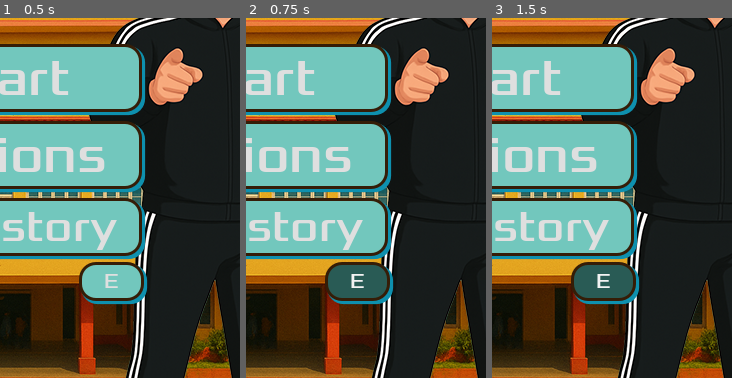
Above: before the commit, frames 1-3 (left to right).
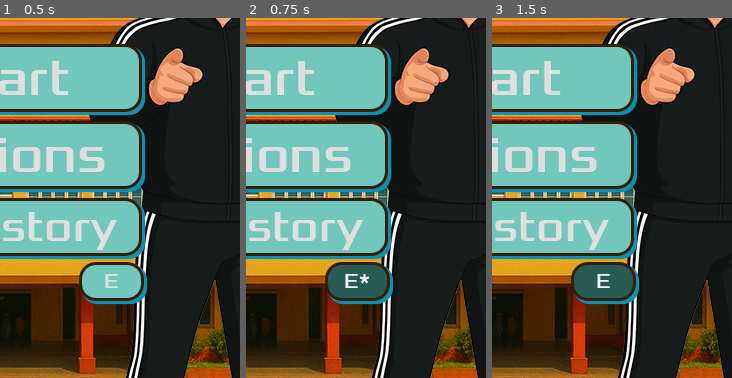
Above: after the commit, the same moments.

Repository: Likhit-Kundra/DodgeTheCreep
Game: Godot game, scene res://Level2Menu.tscn
Two runs of this game, one before a commit and one after it. Both use one fixed random seed, a clock stepped at 60 frames per second and the inputs below. This scene is started directly instead of the project's main scene. Video files are missing from this copy of the repository; at most half a second of black plays in their place.
Inputs:
- Up to frame 1 (0.5 s): no input
- Up to frame 2 (0.75 s): click "E" at 0.5 s
- Up to frame 3 (1.5 s): click "E" (after the commit: "E*") at 1.25 s
The pictures show only the part of the screen within x 50-100%, y 35-85%; the shares and areas given below are measured in that part.

Frame 1 is identical in both runs. In frame 2, 0.2% of the frame differs, in the area x 41-52%, y 71-75%; in frame 3, nothing differs.

Commit message:
Sir Final Level Remaining
Easy mode has been applied to the game

6 kids appearing has been mostly fixed

2/3 Level animations completed and implemented.

Diff:
--- a/GlobalScript.gd
+++ b/GlobalScript.gd
@@ -1,5 +1,8 @@
 extends Node
 
-
+var sir_tracking_time = 1.5
 var sirscore: int = 0
+var sirspeed = 300.0
 var player: Area2D
+var score_enabled: bool = false
+var student_hit: bool = false
--- a/Level2Menu.tscn
+++ b/Level2Menu.tscn
@@ -264,6 +264,7 @@
 [connection signal="pressed" from="MenuButtons/OptionsButton" to="." method="_on_options_button_pressed"]
 [connection signal="pressed" from="MenuButtons/BackstoryButton" to="." method="_on_backstory_button_pressed"]
 [connection signal="pressed" from="BackToLevel1Button" to="." method="_on_back_to_level_1_button_pressed"]
+[connection signal="pressed" from="ScoreCountEnableButton" to="." method="_on_score_count_enable_button_pressed"]
 [connection signal="pressed" from="SkipVidButton" to="." method="_on_skip_vid_button_pressed"]
 [connection signal="timeout" from="BackstoryVidFinishTimer" to="." method="_on_backstory_vid_finish_timer_timeout"]
 [connection signal="timeout" from="BackstoryVidAudioFadeTimer" to="." method="_on_backstory_vid_audio_fade_timer_timeout"]
--- a/level_2_game_scene.gd
+++ b/level_2_game_scene.gd
@@ -6,12 +6,15 @@
 func _ready() -> void:
 	$StartTimer.start()
 	$GetReadyText.show()
-	MusicPlayer.get_node("AudioStreamPlayer").play()
+	$Sounds/MusicMainGame.play()
 	$GameOverText.hide()
+	GlobalScript.student_hit = false
 
 
 # Called every frame. 'delta' is the elapsed time since the previous frame.
 func _process(delta: float) -> void:
+	if GlobalScript.sirscore == 40 and GlobalScript.student_hit == false:
+		on_score_reach_40()
 	$Score.text = "Score : " + str(GlobalScript.sirscore)
 
 
@@ -19,6 +22,9 @@
 	$GameOverText.show()
 	$GameOverTimer.start()
 	$SirTimer.stop()
+	$Sounds/MusicMainGame.stop()
+	$Sounds/SfxGameOver.play()
+	GlobalScript.student_hit = true
 
 	 # Replace with function body.
 
@@ -27,11 +33,17 @@
 	$GameOverText.hide() # Replace with function body.
 	get_tree().change_scene_to_file("res://Level2Menu.tscn")
 	MusicPlayer.get_node("AudioStreamPlayer").play()
-	GlobalScript.sirscore = 0
+	if GlobalScript.score_enabled:
+		return
+	else:
+		GlobalScript.sirscore = 0
 
 
 
 func _on_sir_timer_timeout() -> void:
+	GlobalScript.sir_tracking_time = 1.5
+	$SirTimer.wait_time = 2
+	GlobalScript.sirspeed = 300
 	if GlobalScript.sirscore < 10:
 		var factor = 1.5
 		var sir = sir_scene.instantiate()
@@ -57,13 +69,18 @@
 		add_child(sir)
 	elif GlobalScript.sirscore == 10:
 		# Animation Script
-		MusicPlayer.get_node("AudioStreamPlayer").stream_paused = true
-		$Sequence1Timer.start()
 		$Sounds/SfxLevelUp.play()
+		$Sounds/ThreeStudentsVid.play()
+		$Student/CollisionShape2D.disabled = true
+		$SirTimer.stop()
 		#get_tree().change_scene_to_file("res://three_students_video.tscn")
-		MusicPlayer.get_node("AudioStreamPlayer").stream_paused = false
-		GlobalScript.sirscore += 1
+		$StartTimer.stop()
+		#$ScorePlusTimer.wait_time = $StartTimer.wait_time
+		$SirTimer.wait_time = 5
 	elif GlobalScript.sirscore > 10 and GlobalScript.sirscore < 40:
+		GlobalScript.sir_tracking_time = 3.0
+		$SirTimer.wait_time = 5
+		GlobalScript.sirspeed = 250
 		for i in 3:
 			var factor = 1.5
 			var sir = sir_scene.instantiate()
@@ -87,7 +104,73 @@
 				collision_shape.shape.height *= factor*0.7
 			sir.get_node("AnimatedSprite2D").scale *= factor
 			add_child(sir)
-
+	#elif GlobalScript.sirscore == 40:
+		#$Sounds/SfxLevelUp.play()
+		#$Sounds/SirSuperSaiyan.play()
+		#$Student/CollisionShape2D.disabled = true
+		#$SirTimer.stop()
+		##get_tree().change_scene_to_file("res://three_students_video.tscn")
+		#$StartTimer.stop()
+	elif GlobalScript.sirscore > 40 and GlobalScript.sirscore < 60:
+		GlobalScript.sir_tracking_time = 0.6
+		$SirTimer.wait_time = 2
+		GlobalScript.sirspeed = 8.5 * GlobalScript.sirscore
+		var factor = 1.5
+		var sir = sir_scene.instantiate()
+
+		var sir_spawn_location = $SirPath/SirSpawnLocation
+		sir_spawn_location.progress_ratio = randf()
+
+		sir.position = sir_spawn_location.position
+
+		var direction = sir_spawn_location.rotation + PI/2
+
+		direction += randf_range(-PI / 4 , PI / 4)
+		sir.rotation = direction
+		var velocity = Vector2(randf_range(200.0, 300.0), 0.0)
+		sir.linear_velocity = velocity.rotated(direction)
+
+		var collision_shape = sir.get_node("CollisionShape2D")
+		collision_shape.disabled = false
+		if collision_shape.shape is CapsuleShape2D:
+			collision_shape.shape.radius *= factor*0.7
+			collision_shape.shape.height *= factor*0.7
+		sir.get_node("AnimatedSprite2D").scale *= factor
+		add_child(sir)
+	elif GlobalScript.sirscore == 60:
+		# Sir Super Saiyan 1 mode
+		var sir = sir_scene.instantiate()
+		var collision_shape = sir.get_node("CollisionShape2D")
+		collision_shape.disabled = false
+		GlobalScript.sirscore += 1
+
+	elif GlobalScript.sirscore > 60:
+		GlobalScript.sir_tracking_time = 0.2
+		$SirTimer.wait_time = 2
+		GlobalScript.sirspeed = 8 * GlobalScript.sirscore
+		var factor = 1.5
+		var sir = sir_scene.instantiate()
+
+		var sir_spawn_location = $SirPath/SirSpawnLocation
+		sir_spawn_location.progress_ratio = randf()
+
+		sir.position = sir_spawn_location.position
+
+		var direction = sir_spawn_location.rotation + PI/2
+
+		direction += randf_range(-PI / 4 , PI / 4)
+		sir.rotation = direction
+		var velocity = Vector2(randf_range(200.0, 300.0), 0.0)
+		sir.linear_velocity = velocity.rotated(direction)
+
+		var collision_shape = sir.get_node("CollisionShape2D")
+		collision_shape.disabled = false
+		if collision_shape.shape is CapsuleShape2D:
+			collision_shape.shape.radius *= factor*0.7
+			collision_shape.shape.height *= factor*0.7
+		sir.get_node("AnimatedSprite2D").scale *= factor
+
+		add_child(sir)
 
 
 
@@ -96,3 +179,42 @@
 	$SirTimer.start() # Replace with function body.
 	$ScoreTimer.start()
 	$GetReadyText.hide()
+
+
+func _on_score_plus_timer_timeout() -> void:
+	GlobalScript.sirscore += 1
+
+
+func _on_three_students_vid_finished() -> void:
+	$StartTimer.start()
+	$Sounds/ThreeStudentsVid.hide()
+	#$ScorePlusTimer.start()
+	$GetReadyText.text = """Get Ready !!
+	Three Students try
+	to catch you."""
+	$GetReadyText.add_theme_font_size_override("font_size", 48)
+	$GetReadyText.show()
+	$Student/CollisionShape2D.disabled = false
+	GlobalScript.sirscore += 1
+
+
+func _on_sir_super_saiyan_finished() -> void:
+	$StartTimer.start()
+	$Sounds/SirSuperSaiyan.hide()
+	#$ScorePlusTimer.start()
+	$GetReadyText.text = """Get Ready !!
+	Sir has gotten
+	VERY ANGRY!"""
+	$GetReadyText.add_theme_font_size_override("font_size", 48)
+	$GetReadyText.show()
+	$Student/CollisionShape2D.disabled = false
+	GlobalScript.sirscore = 41
+	GlobalScript.sirscore += 1
+
+func on_score_reach_40():
+	$Sounds/SfxLevelUp.play()
+	$Sounds/SirSuperSaiyan.play()
+	$Student/CollisionShape2D.disabled = true
+	$SirTimer.stop()
+	#get_tree().change_scene_to_file("res://three_students_video.tscn")
+	$StartTimer.stop()
--- a/level_2_game_scene.tscn
+++ b/level_2_game_scene.tscn
@@ -6,7 +6,11 @@
 [ext_resource type="PackedScene" uid="uid://br7etbaf7nj5l" path="res://sir.tscn" id="3_78eq0"]
 [ext_resource type="FontFile" uid="uid://c7r7dvbryxaw0" path="res://Fonts/boldpixels/BoldPixels.otf" id="5_17itk"]
 [ext_resource type="FontFile" uid="uid://bgv586r20ps8e" path="res://Fonts/Xolonium-Regular.ttf" id="6_oyhpq"]
+[ext_resource type="VideoStream" uid="uid://bcxrq7kvhwib4" path="res://Three Students video.ogv" id="7_nwdeh"]
 [ext_resource type="AudioStream" uid="uid://dwxvsbuh66751" path="res://Assets/cute-level-up-2-189851.mp3" id="7_uj3e5"]
+[ext_resource type="VideoStream" uid="uid://ch5xurwpm1olp" path="res://Assets/SirSuperSaiyanAlpha.ogv" id="8_03i4v"]
+[ext_resource type="AudioStream" uid="uid://bas281k5pspty" path="res://Assets/StockTune-Pixelated Dreamscape Journey_1762775920.mp3" id="8_ebwgt"]
+[ext_resource type="AudioStream" uid="uid://2a6enn3a4v67" path="res://Assets/game-over-arcade-6435.mp3" id="9_7axcy"]
 
 [sub_resource type="Curve2D" id="Curve2D_17itk"]
 _data = {
@@ -67,6 +71,8 @@
 wait_time = 2.0
 one_shot = true
 
+[node name="ScorePlusTimer" type="Timer" parent="."]
+
 [node name="SirPath" type="Path2D" parent="."]
 curve = SubResource("Curve2D_17itk")
 
@@ -100,11 +106,33 @@
 
 [node name="Sounds" type="Node" parent="."]
 
+[node name="ThreeStudentsVid" type="VideoStreamPlayer" parent="Sounds"]
+offset_right = 1080.0
+offset_bottom = 1620.0
+scale = Vector2(0.445, 0.445)
+stream = ExtResource("7_nwdeh")
+
+[node name="SirSuperSaiyan" type="VideoStreamPlayer" parent="Sounds"]
+offset_right = 40.0
+offset_bottom = 40.0
+scale = Vector2(0.445, 0.445)
+stream = ExtResource("8_03i4v")
+
 [node name="SfxLevelUp" type="AudioStreamPlayer" parent="Sounds"]
 stream = ExtResource("7_uj3e5")
 volume_db = 3.0
+
+[node name="MusicMainGame" type="AudioStreamPlayer" parent="Sounds"]
+stream = ExtResource("8_ebwgt")
+
+[node name="SfxGameOver" type="AudioStreamPlayer" parent="Sounds"]
+stream = ExtResource("9_7axcy")
+volume_db = 5.0
 
 [connection signal="hit" from="Student" to="." method="_on_student_hit"]
 [connection signal="timeout" from="GameOverTimer" to="." method="_on_game_over_timer_timeout"]
 [connection signal="timeout" from="SirTimer" to="." method="_on_sir_timer_timeout"]
 [connection signal="timeout" from="StartTimer" to="." method="_on_start_timer_timeout"]
+[connection signal="timeout" from="ScorePlusTimer" to="." method="_on_score_plus_timer_timeout"]
+[connection signal="finished" from="Sounds/ThreeStudentsVid" to="." method="_on_three_students_vid_finished"]
+[connection signal="finished" from="Sounds/SirSuperSaiyan" to="." method="_on_sir_super_saiyan_finished"]
--- a/level_2_menu.gd
+++ b/level_2_menu.gd
@@ -73,3 +73,13 @@
 	$MenuButtons.show()
 	$BackToLevel1Button.show()
 	MusicPlayer.get_node("AudioStreamPlayer").play()
+
+
+
+func _on_score_count_enable_button_pressed() -> void:
+	if GlobalScript.score_enabled:
+		$ScoreCountEnableButton.text = "E"
+		GlobalScript.score_enabled = false
+	else:
+		$ScoreCountEnableButton.text = "E*"
+		GlobalScript.score_enabled = true
--- a/sir.gd
+++ b/sir.gd
@@ -1,8 +1,8 @@
 extends RigidBody2D
 
-@export var speed: float = 300.0
+@export var speed: float = GlobalScript.sirspeed
 @export var turn_rate: float = 4.0     # how sharply it curves
-@export var tracking_time: float = 1.5 # seconds it keeps adjusting toward the player
+@export var tracking_time: float = GlobalScript.sir_tracking_time # seconds it keeps adjusting toward the player
 
 var direction: Vector2
 var time_alive: float = 0.0
--- a/three_students_video.tscn
+++ b/three_students_video.tscn
@@ -1,12 +1,15 @@
-[gd_scene load_steps=2 format=3 uid="uid://0agkgi6h17vu"]
+[gd_scene load_steps=3 format=3 uid="uid://0agkgi6h17vu"]
 
 [ext_resource type="Script" uid="uid://cla5o7yx7rnii" path="res://three_students_video.gd" id="1_gqylb"]
+[ext_resource type="VideoStream" uid="uid://bcxrq7kvhwib4" path="res://Three Students video.ogv" id="2_sd5tr"]
 
 [node name="ThreeStudentsVideo" type="Node"]
 script = ExtResource("1_gqylb")
 
 [node name="VideoStreamPlayer" type="VideoStreamPlayer" parent="."]
-offset_right = 40.0
-offset_bottom = 40.0
+offset_right = 1080.0
+offset_bottom = 1620.0
+scale = Vector2(0.444, 0.444)
+stream = ExtResource("2_sd5tr")
 
 [connection signal="finished" from="VideoStreamPlayer" to="." method="_on_video_stream_player_finished"]
Binary file added: Assets/Sir Super Saiyan 1.png
Not shown, added: Assets/Sir Super Saiyan 1.png.import
Not shown, added: Assets/SirSuperSaiyanAlpha.ogv.uid
Not shown, added: Assets/StockTune-Pixelated Dreamscape Journey_1762775920.mp3.import
Binary file added: Assets/Student Enemy Neutral.png
Not shown, added: Assets/Student Enemy Neutral.png.import
Binary file added: Assets/Student Enemy Salute.png
Not shown, added: Assets/Student Enemy Salute.png.import
Binary file added: Assets/Student Salute.png
Not shown, added: Assets/Student Salute.png.import
Not shown, added: Assets/Three Students video.ogv.uid
Not shown, added: Three Students video.ogv.uid
(and 5 more such lines)
